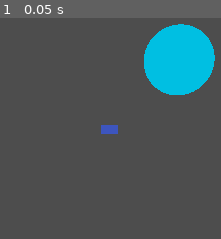
Above: before the commit, frame 1.
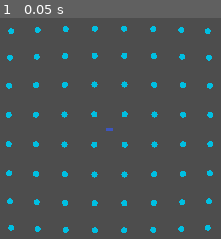
Above: after the commit, the same moment.

Repository: araobp/tof-multizone-ranging-sensor
Game: Godot game, scene res://main.tscn
Same seed, same stepped clock (60 frames per second), same inputs: the game is played once before the commit and once after it.
Inputs:
- Up to frame 1 (0.05 s): no input

The runs differ from the first frame. In frame 1, 11% of the frame differs, in the area x 2-98%, y 2-98%.

Commit message:
point cloud of 8x8 matrix

Diff:
--- a/godot/main.tscn
+++ b/godot/main.tscn
@@ -11,12 +11,15 @@
 [node name="Node3D" type="Node3D" unique_id=890101769]
 script = ExtResource("1_ig7tw")
 
-[node name="Camera3D" type="Camera3D" parent="." unique_id=1044705124]
-transform = Transform3D(1, 0, 0, 0, 1, 0, 0, 0, 1, 0, 0, 0.5261142)
-near = 0.001
-far = 5.0
-
 [node name="Sensor" type="MeshInstance3D" parent="." unique_id=770104424]
 transform = Transform3D(0.03, 0, 0, 0, 0.015, 0, 0, 0, 0.003, 0, 0, 0)
 mesh = SubResource("BoxMesh_7dm0k")
 surface_material_override/0 = SubResource("StandardMaterial3D_ig7tw")
+
+[node name="Pivot" type="Node3D" parent="." unique_id=320748159]
+
+[node name="Camera3D" type="Camera3D" parent="Pivot" unique_id=1044705124]
+transform = Transform3D(1, 0, 0, 0, 1, 0, 0, 0, 1, 0, 0, 3)
+fov = 40.0
+near = 0.001
+far = 5.0
--- a/godot/point_cloud.gd
+++ b/godot/point_cloud.gd
@@ -1,10 +1,16 @@
 extends Node3D
 
 const POINT = preload("res://point.tscn")
+@export var POINT_RADIUS = 0.01
 
 # Called when the node enters the scene tree for the first time.
 func _ready() -> void:
-	add_point(0.1, 0.1, 0.1, 0.05)
+
+	var d = 1.0
+	for n in 64:
+		var pos = test_8x8(d, n)
+		print("[", d, ",", n, "] ", pos)
+		add_point(pos, POINT_RADIUS)
 	pass # Replace with function body.
 
 
@@ -13,13 +19,25 @@
 	pass
 
 
-func add_point(x: float, y: float, z: float, r: float) -> Object:
+func add_point(pos: Vector3, r: float) -> Object:
 	var instance = POINT.instantiate()
 
-	instance.position = Vector3(x, y, z)
+	instance.position = pos
 	var s = 2 * r
 	instance.scale = Vector3(s, s, s)
 
 	get_tree().current_scene.add_child(instance)
 
 	return instance
+
+
+func test_8x8(d, n):
+	var m = n % 8
+	var theta_x = deg_to_rad(5.625 * (m - 4) + 2.8125)
+	var x = d * sin (theta_x)
+
+	var theta_y = deg_to_rad(5.625 * (int((n - m) / 8) - 4) + 2.8125)
+	var y = d * sin(theta_y)
+	var z = d * cos(theta_x) * cos(theta_y)
+
+	return Vector3(x, y, z)
